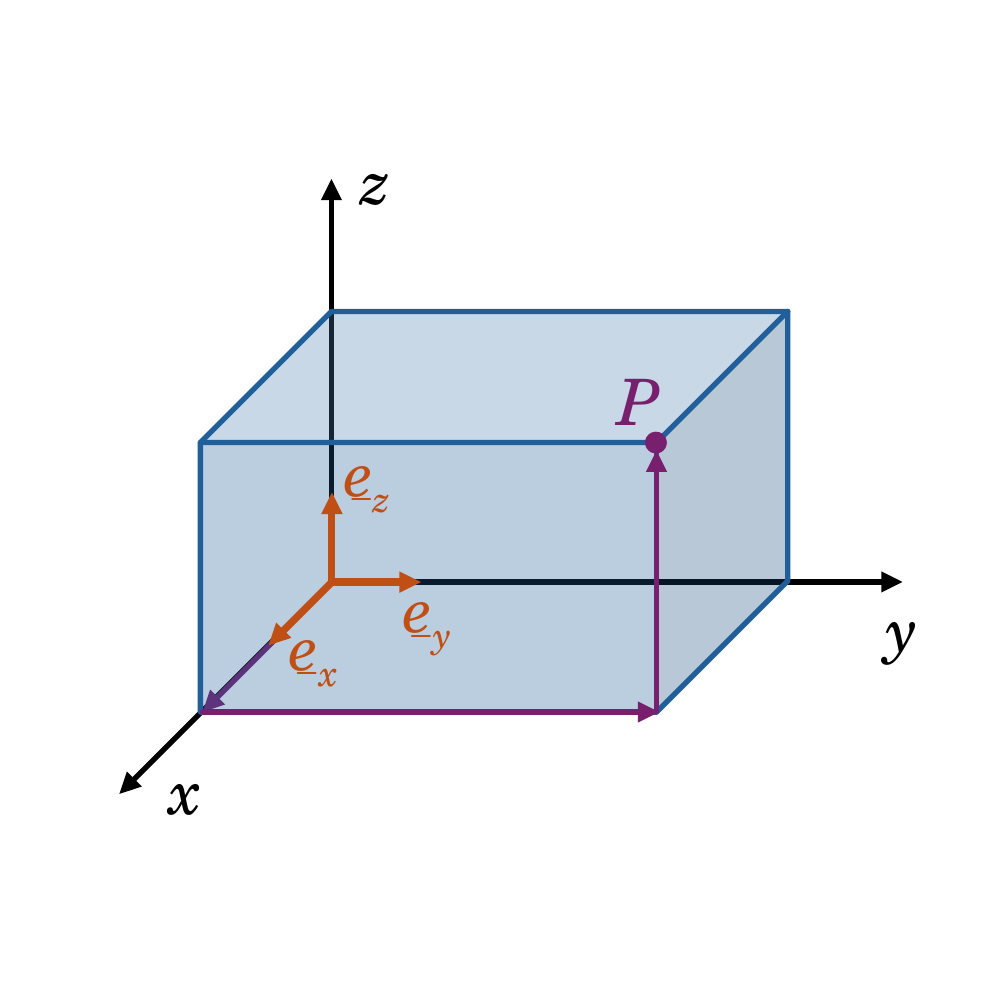
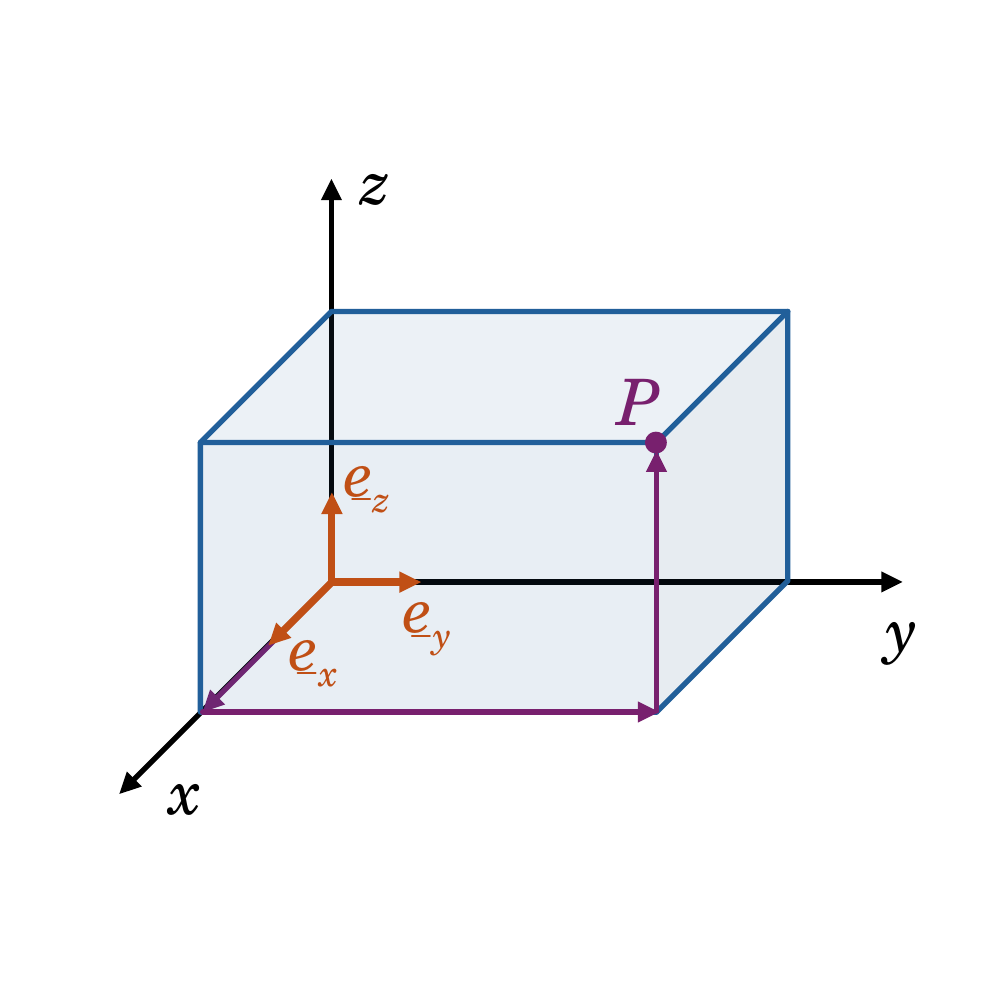
Before and after one commit to m4zeRobot/Project-FoSa, a slide deck: slide 1 of LaTeX B.Sc. LRT/Strömungslehre 1/images/SL1-Images.pptx. Drawn at 1008x1008 pixels with LibreOffice and Linux fonts; fonts in the diff are those of the drawing. Boxes give left, top, right and bottom in pixels: in the first picture for what was removed or moved away, otherwise in the second. Text is boxed around its words. In the diff, an @@ line names an element or a change of style, - is before the commit and + after.

```diff
--- a/LaTeX B.Sc. LRT/Strömungslehre 1/images/SL1-Images.pptx
+++ b/LaTeX B.Sc. LRT/Strömungslehre 1/images/SL1-Images.pptx
@@ cube at (x1=200, y1=312, x2=785, y2=711): fill #215F9A at 30% opacity to #215F9A at 10% opacity @@
```
Also in this commit, not shown: 2 slides added, 4 other files.
